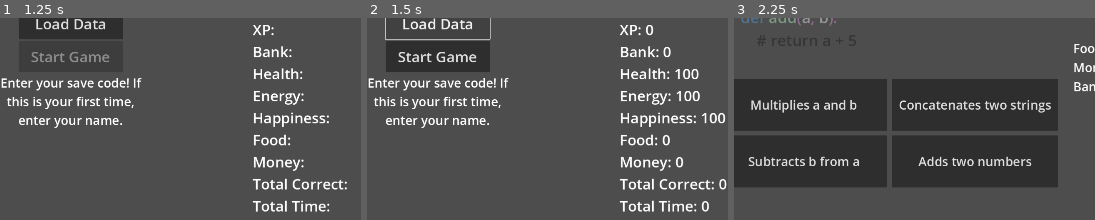
Above: before the commit, frames 1-3 (left to right).
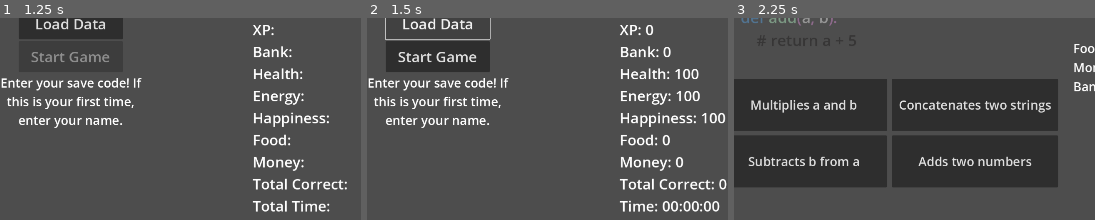
Above: after the commit, the same moments.

Repository: jweimerjr46/update-stats
Game: Godot game, scene res://main_menu.tscn
The game is run twice, just before and just after one commit, with the same random seed, the same clock (stepped at 60 frames per second) and the same inputs.
Inputs (mouse positions are % of the whole screen's width and height, from its top left):
- Up to frame 1 (1.25 s): click (37, 23) at 0.52 s; type "12" at 0.6 s
- Up to frame 2 (1.5 s): click "Load Data" at 1.25 s
- Up to frame 3 (2.25 s): click "Start Game" at 2 s
The pictures show only the part of the screen within x 28-78%, y 29-79%; the shares and areas given below are measured in that part.

Frame 1 is identical in both runs. In frame 2, 0.8% of the frame differs, in the area x 72-98%, y 90-97%; in frame 3, nothing differs.

Commit message:
Need to fix level and xp when load game from start code, the infor is not updating

Diff:
--- a/MainMenu.gd
+++ b/MainMenu.gd
@@ -53,7 +53,7 @@
 
 
 func encode_data(to_encode):
-	var data_array = [str(Global.level).lpad(2, "0"), str(Global.xp).lpad(7, "0"), str(Global.bank).lpad(7, …(264 unchanged characters)…
+	var data_array = [str(Global.level).lpad(2, "0"), str(int(Global.xp)).lpad(7, "0"), str(Global.bank).lpad(7, …(264 unchanged characters)…
 	var whole_number = ""
 	for d in data_array:
 		whole_number += d
@@ -187,4 +187,11 @@
 	food_label.text = "Food: " + str(Global.food)
 	money_label.text = "Money: " + str(Global.money)
 	correct_label.text = "Total Correct: " + str(Global.alltime_correct)
-	time_label.text = "Total Time: " + str(Global.total_time_played)
+	update_time_label(Global.total_time_played)
+
+
+func update_time_label(time):
+	var hours = floor(time / 3600)
+	var minutes = floor(int(time/60) % 60)
+	var seconds = int(time) % 60
+	time_label.text = "Time: %02d:%02d:%02d" % [hours, minutes, seconds]
